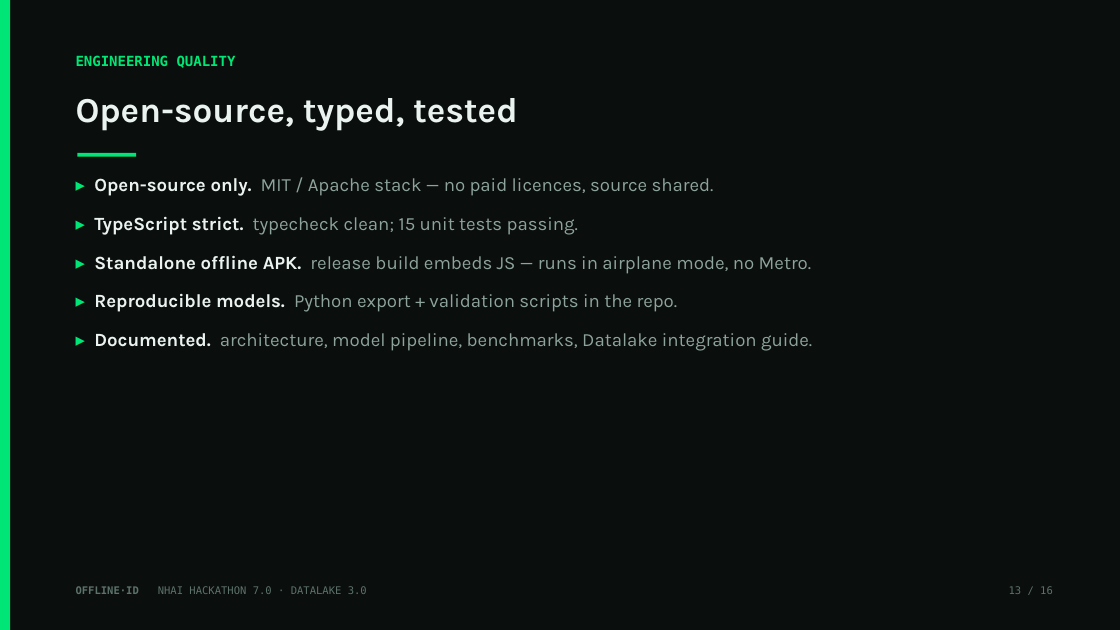
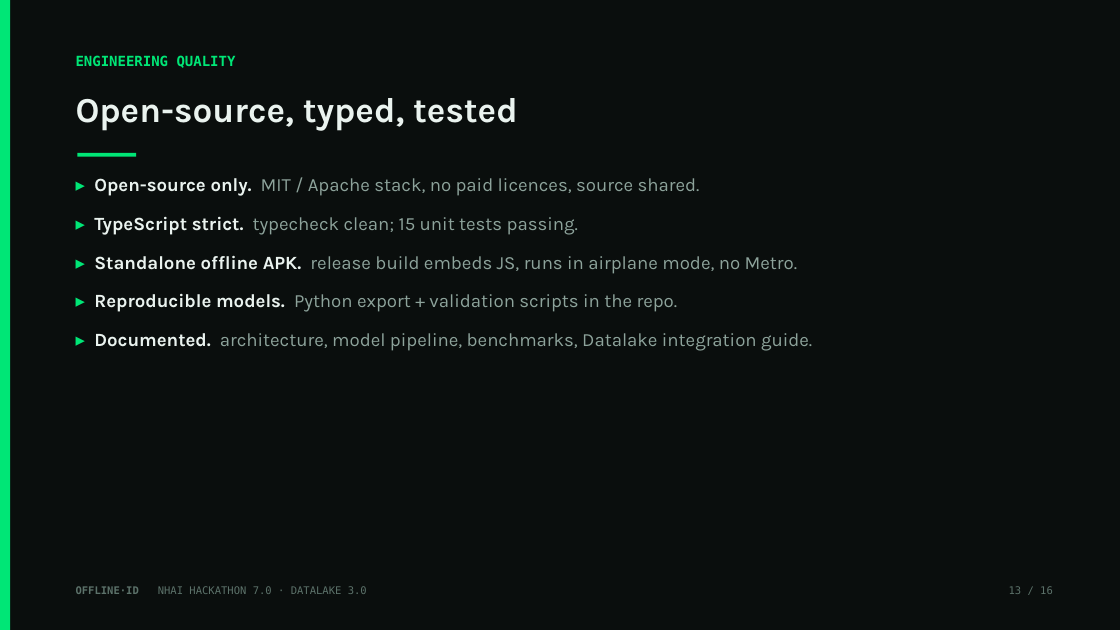
Before and after one commit to moneytosms/offlineid, a slide deck: slide 13 of submission/OfflineID_Hackathon7.pptx. Drawn at 1120x630 pixels with LibreOffice and Linux fonts; fonts in the diff are those of the drawing. Boxes give left, top, right and bottom in pixels: in the first picture for what was removed or moved away, otherwise in the second. Text is boxed around its words. In the diff, an @@ line names an element or a change of style, - is before the commit and + after.

```diff
--- a/submission/OfflineID_Hackathon7.pptx
+++ b/submission/OfflineID_Hackathon7.pptx
@@ text at (94,178,700,196): text changed @@
-▸ Open-source only. MIT / Apache stack — no paid licences, source shared.
+▸ Open-source only. MIT / Apache stack, no paid licences, source shared.
@@ text at (94,255,798,274): text changed @@
-▸ Standalone offline APK. release build embeds JS — runs in airplane mode, no Metro.
+▸ Standalone offline APK. release build embeds JS, runs in airplane mode, no Metro.
```
Also in this commit, not shown: 11 other slides changed, 9 other files.
